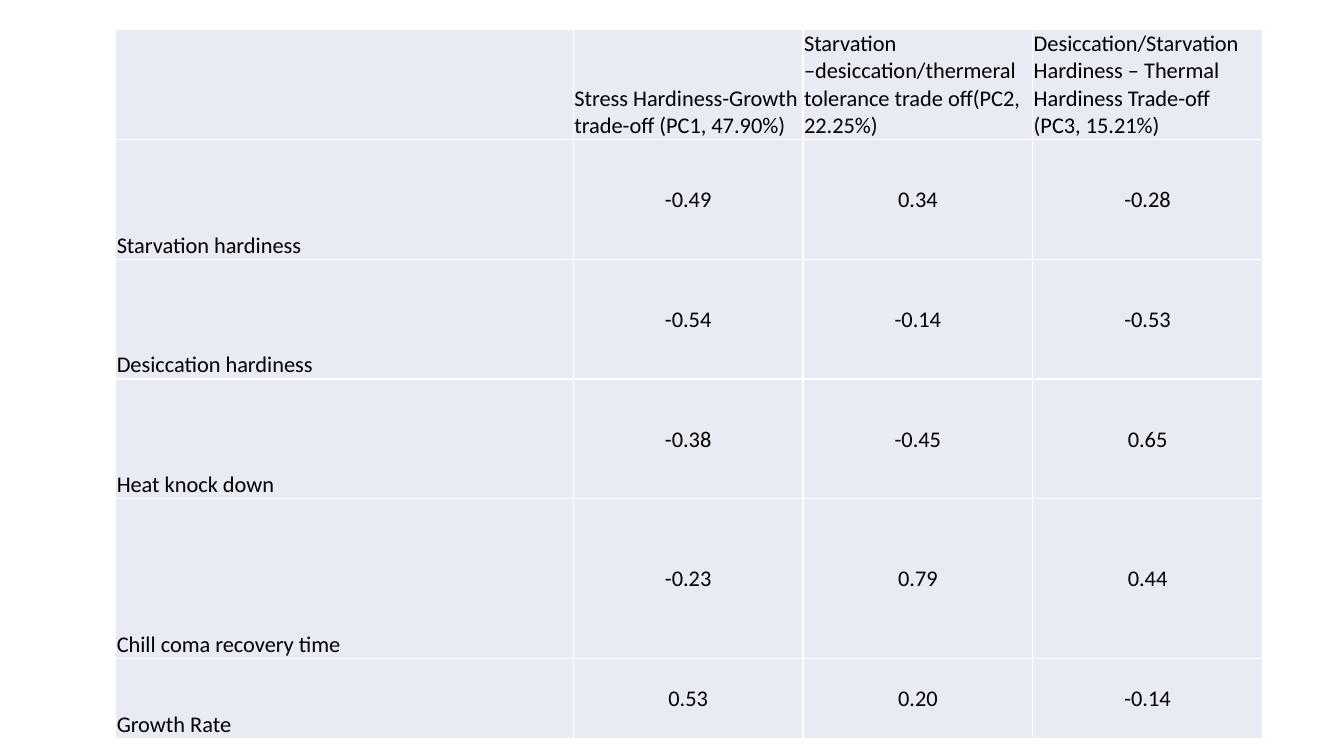
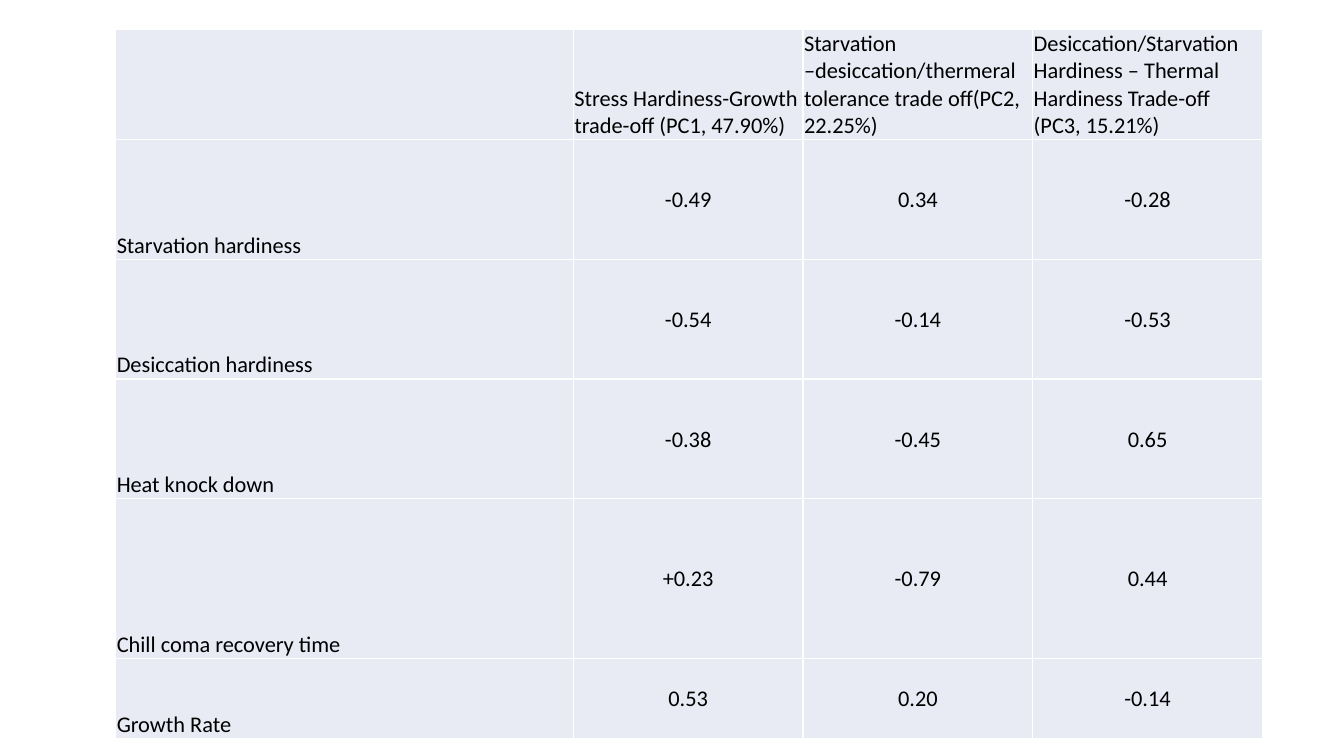
Before and after one commit to chaochen88/latitudinal_variation, a slide deck: slide 2 of 2018-04-02_figure_layout.pptx. Drawn at 1344x756 pixels with LibreOffice and Linux fonts; fonts in the diff are those of the drawing. Boxes give left, top, right and bottom in pixels: in the first picture for what was removed or moved away, otherwise in the second. Text is boxed around its words. In the diff, an @@ line names an element or a change of style, - is before the commit and + after.

```diff
--- a/2018-04-02_figure_layout.pptx
+++ b/2018-04-02_figure_layout.pptx
@@ table at box(116, 29, 1263, 737) @@
-row 5, column 2: -0.23
+row 5, column 2: +0.23
-row 5, column 3: 0.79
+row 5, column 3: -0.79
```
Also in this commit, not shown: 1 other slide changed, 4 other files.
